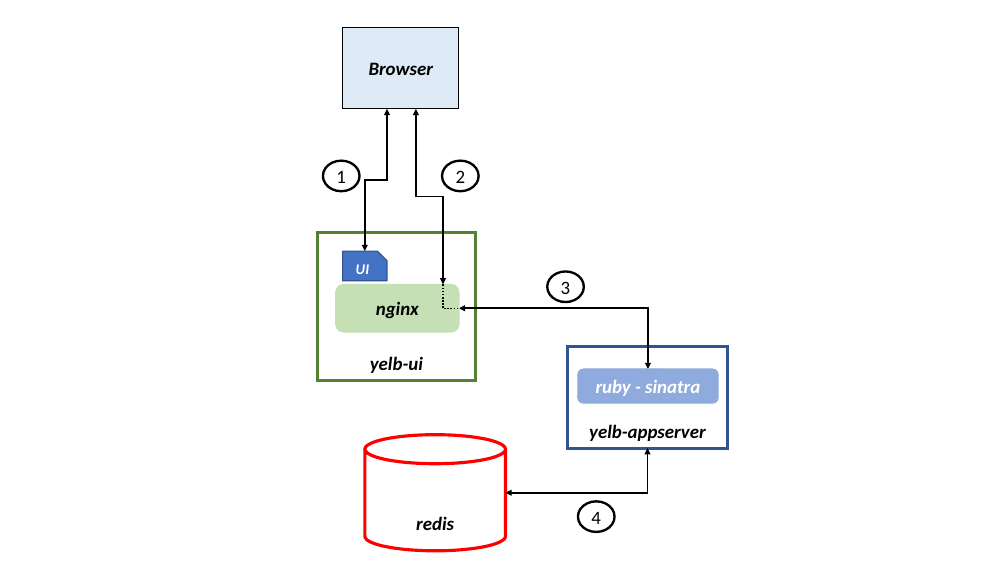
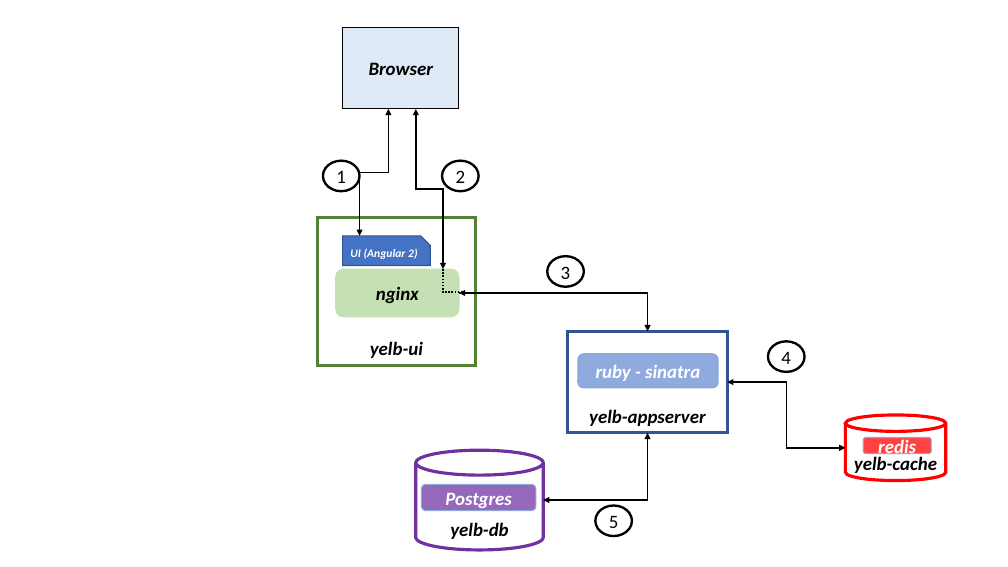
Before and after one commit to mreferre/devnull, a slide deck: slide 1 of yelb-architecture.pptx. Drawn at 1008x567 pixels with LibreOffice and Linux fonts; fonts in the diff are those of the drawing. Boxes give left, top, right and bottom in pixels: in the first picture for what was removed or moved away, otherwise in the second. Text is boxed around its words. In the diff, an @@ line names an element or a change of style, - is before the commit and + after.

```diff
--- a/yelb-architecture.pptx
+++ b/yelb-architecture.pptx
@@ elbow double arrow moved from (387, 109) - (365, 251) to (389, 109) - (360, 236) @@
@@ elbow double arrow moved from (416, 109) - (443, 284) to (416, 109) - (443, 269) @@
@@ snip rect "UI (Angular 2)": place and size @@
-snip rect "UI (Angular 2)" at (343, 251, 387, 281)
+snip rect "UI (Angular 2)" at (343, 236, 430, 265)
@@ text in snip rect at (350, 248, 417, 259): text changed; size 14 to 11 pt @@
-UI
+UI (Angular 2)
@@ elbow line moved from (443, 284) - (459, 309) to (443, 269) - (459, 293) @@
@@ elbow double arrow moved from (459, 309) - (648, 369) to (459, 293) - (648, 331) @@
@@ 2 rounded rectangles, 2 rectangles, 1 ellipse: place and size @@
-2 rounded rectangles, 2 rectangles, 1 ellipse at (318, 233, 727, 448)
+2 rounded rectangles, 2 rectangles, 1 ellipse at (318, 218, 727, 433)
@@ ellipse "4": place and size @@
-ellipse "4" at (578, 501, 615, 532)
+ellipse "4" at (768, 342, 805, 372)
@@ elbow double arrow moved from (506, 493) - (648, 448) to (845, 448) - (727, 382) @@
@@ cylinder added at (845, 415, 946, 481), outline #FF0000 3 pt, 18 pt, text #000000, bold, italic @@
+yelb-cache
@@ elbow double arrow added from (544, 500) to (648, 433), #000000 1.5 pt @@
@@ rounded rectangle "redis": place and size @@
-rounded rectangle "redis" at (365, 435, 506, 551)
+rounded rectangle "redis" at (864, 438, 932, 454)
@@ rounded rectangle "redis" at (864, 438, 932, 454): text colour #000000 to #FFFFFF; cylinder to rounded rectangle; fill none to #FF0000 at 74% opacity; outline #FF0000 3 pt to #8FAADC 1 pt @@
@@ cylinder added at (416, 451, 544, 551), outline #7030A0 3 pt, 18 pt, text #000000, bold, italic @@
+yelb-db
@@ rounded rectangle added at (421, 485, 535, 511), fill #7030A0 at 73% opacity, outline #8FAADC 1 pt, 18 pt, text #FFFFFF, bold, italic @@
+Postgres
@@ ellipse added at (596, 506, 632, 536), outline #000000 2.25 pt, 18 pt, text #000000 @@
+5
```
Also in this commit, not shown: 14 other files.
